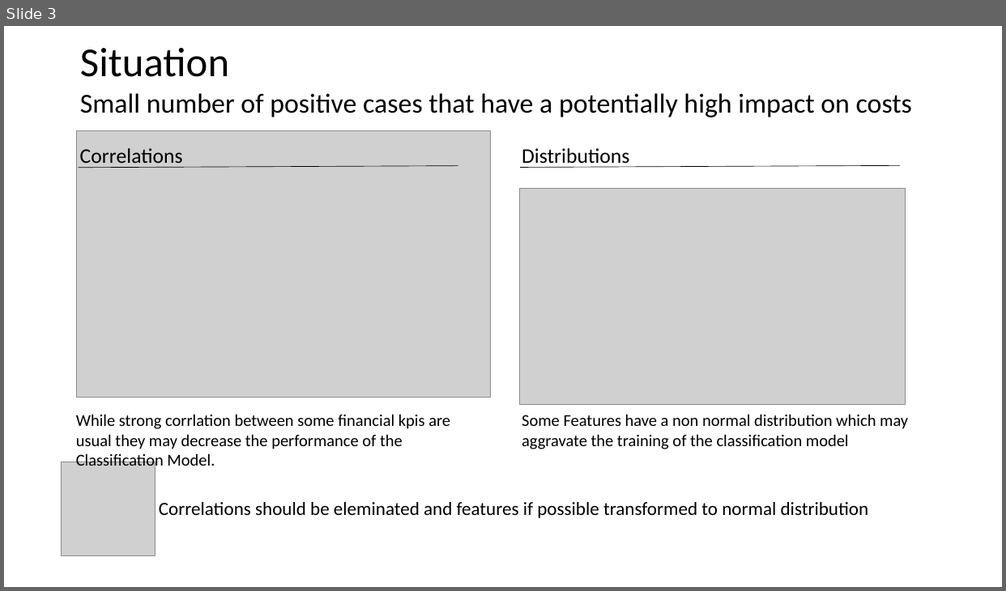
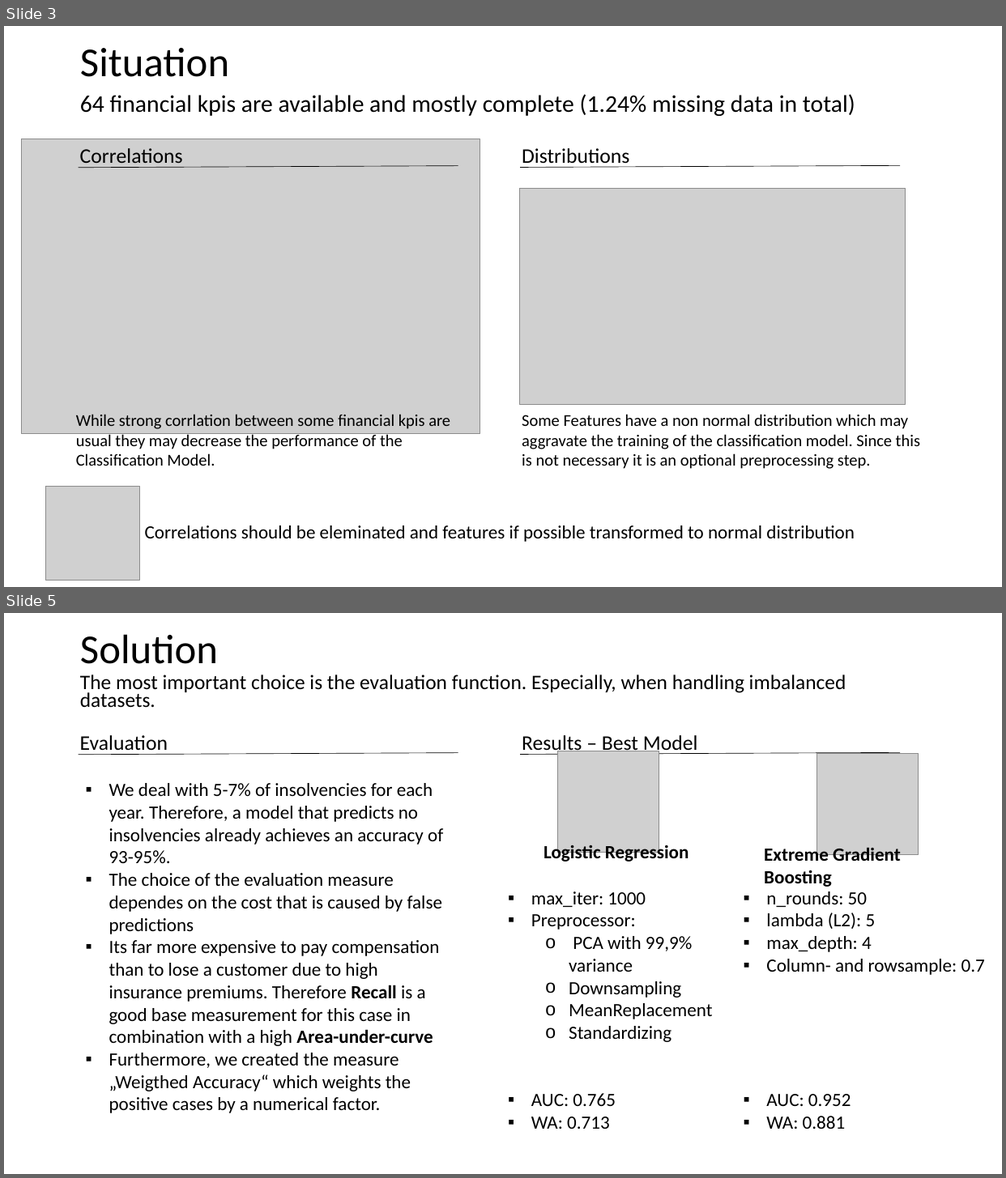
Before and after one commit to FelixKleineBoesing/InsolvencyPred, a slide deck: docs/final_presentation.pptx. Shown one above the other, each under a label of ours: slide 3 before the commit, slides 3 and 5 after it; the slides between them are not shown. The pictures are 1006x591 and 1006x1178 pixels, drawn with LibreOffice and Linux fonts; fonts in the diff are those of the drawing; grey boxes stand for pictures. Boxes give left, top, right and bottom in pixels: in the first picture for what was removed or moved away, otherwise in the second. Text is boxed around its words. In the diff, an @@ line names an element or a change of style, - is before the commit and + after.

```diff
--- a/docs/final_presentation.pptx
+++ b/docs/final_presentation.pptx
@@ slide 5 added at box(4, 613, 1002, 1174), background #FFFFFF @@
@@ title added at box(80, 634, 218, 664), 39.6 pt, text #000000 @@
+Solution
@@ text added at box(80, 675, 846, 708), 19.8 pt, text #000000 @@
+The most important choice is the evaluation function. Especially, when handling imbalanced datasets.
@@ line added from (78, 755) to (458, 753), #000000 0.5 pt @@
@@ text added at box(80, 735, 168, 755), 20 pt, text #000000 @@
+Evaluation
@@ line added from (520, 755) to (900, 753), #000000 0.5 pt @@
@@ text added at box(522, 735, 698, 755), 20 pt, text #000000 @@
+Results – Best Model
@@ picture added at box(558, 751, 659, 852) @@
@@ picture added at box(817, 754, 918, 855) @@
@@ text added at box(109, 783, 443, 1114), 18 pt, text #000000 @@
+▪ We deal with 5-7% of insolvencies for each year. Therefore, a model that predicts no insolvencies already achieves an accuracy of 93-95%.
+▪ The choice of the evaluation measure dependes on the cost that is caused by false predictions
+▪ Its far more expensive to pay compensation than to lose a customer due to high insurance premiums. Therefore Recall is a good base measurement for this case in combination with a high Area-under-curve
+▪ Furthermore, we created the measure „Weigthed Accuracy“ which weights the positive cases by a numerical factor.
@@ text added at box(543, 842, 689, 863), 18 pt, text #000000, bold @@
+Logistic Regression
@@ text added at box(764, 845, 901, 887), 18 pt, text #000000, bold @@
+Extreme Gradient Boosting
@@ text added at box(531, 892, 712, 1129), 18 pt, text #000000 @@
+▪ max_iter: 1000
+▪ Preprocessor:
+  o PCA with 99,9% variance
+  o Downsampling
+  o MeanReplacement
+  o Standardizing
+▪ AUC: 0.765
+▪ WA: 0.713
@@ text added at box(766, 892, 985, 1129), 18 pt, text #000000 @@
+▪ n_rounds: 50
+▪ lambda (L2): 5
+▪ max_depth: 4
+▪ Column- and rowsample: 0.7
+▪ AUC: 0.952
+▪ WA: 0.881
@@ slide 3 changed as well @@
@@ text at box(80, 94, 855, 116): text changed; size 26.4 to 23.1 pt @@
-Small number of positive cases that have a potentially high impact on costs
+64 financial kpis are available and mostly complete (1.24% missing data in total)
@@ picture: place and size @@
-picture at box(77, 131, 491, 398)
+picture at box(22, 139, 480, 433)
@@ text at box(522, 414, 920, 469): text changed @@
-Some Features have a non normal distribution which may aggravate the training of the classification model
+Some Features have a non normal distribution which may aggravate the training of the classification model. Since this is not necessary it is an optional preprocessing step.
@@ picture: place and size @@
-picture at box(61, 463, 155, 557)
+picture at box(45, 486, 139, 581)
@@ text "Correlations should be eleminated and ...": place and size @@
-text "Correlations should be eleminated and ..." at box(159, 502, 869, 518)
+text "Correlations should be eleminated and ..." at box(145, 526, 854, 542)
```
Also in this commit, not shown: 3 other slides changed, 5 other slides added, 4 slides removed, 3 other files.
